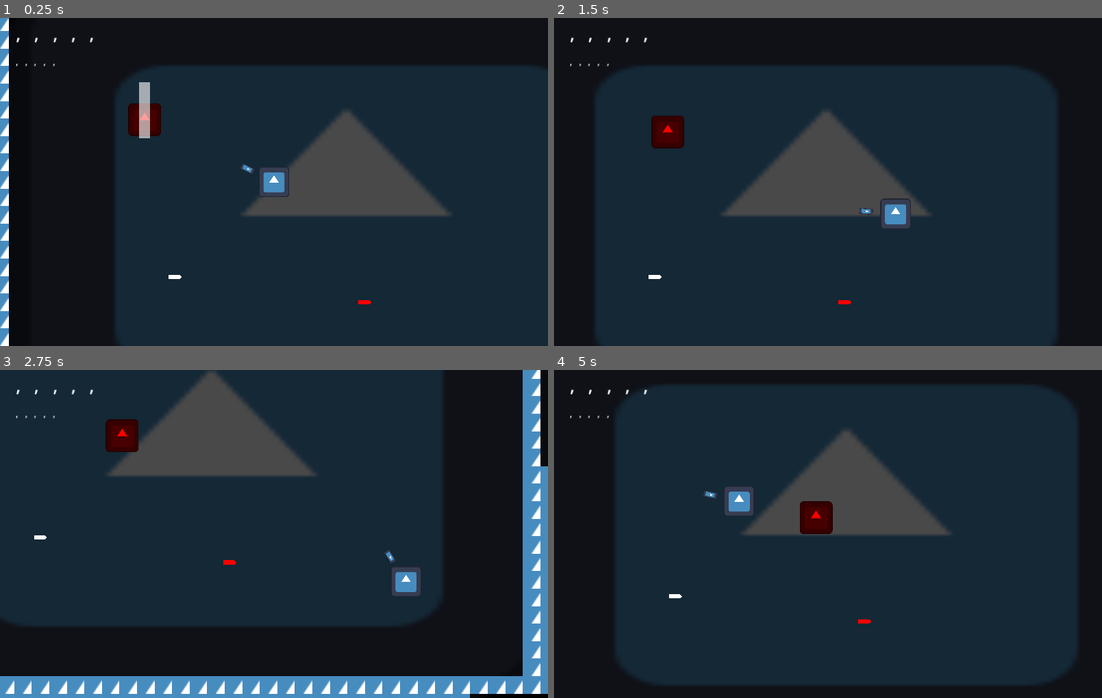
Above: before the commit, frames 1-4 (two rows, left to right).
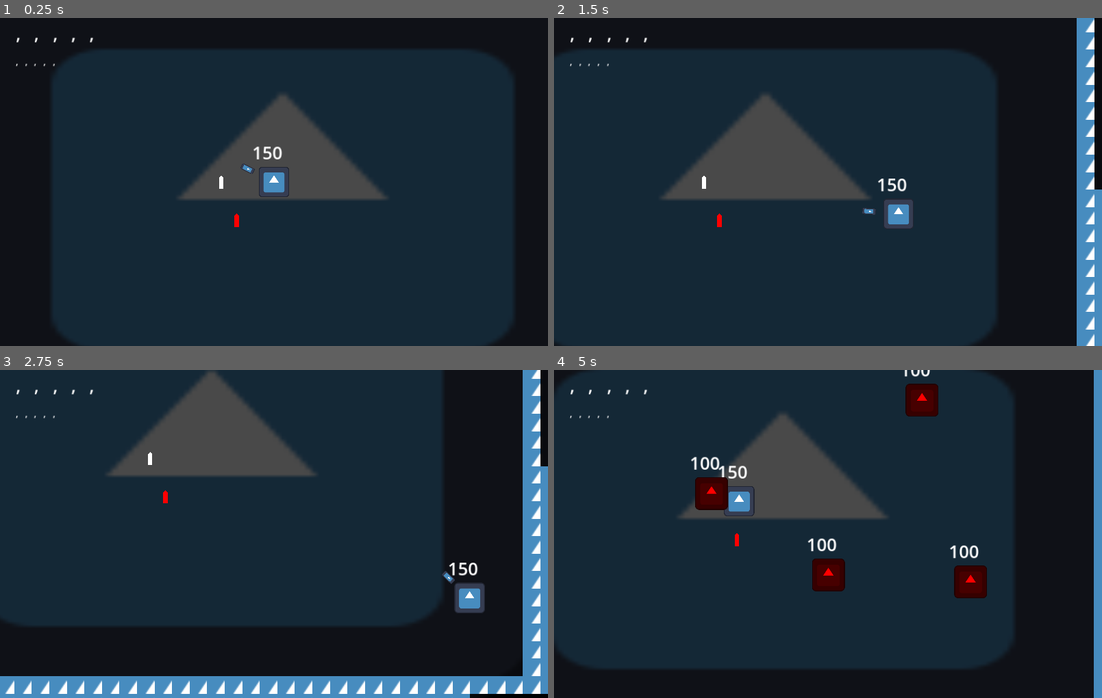
Above: after the commit, the same moments.

Repository: GerrZa/project_actionjump
Game: Godot game, scene res://ptt/ptt_lvl.tscn
The game is run twice, just before and just after one commit, with the same random seed, the same clock (stepped at 60 frames per second) and the same inputs. The engine's default icon, where the game draws it, is replaced by a stand-in: a white triangle on a blue panel in a dark square.
Inputs (mouse positions are in pixels of both pictures, inside the frame that each line leads up to):
- Up to frame 1 (0.25 s): no input
- Up to frame 2 (1.5 s): move the mouse to (948, 165) at 0.52 s; hold D (right) 0.53-1.28 s; click (948, 165) at 0.6 s; right-click (948, 165) at 0.8 s; move the mouse to (718, 198) at 1.27 s; hold S (down) from 1.28 s (still down); right-click (718, 198) at 1.35 s
- Up to frame 3 (2.75 s): click (164, 550) at 1.55 s; move the mouse to (328, 461) at 2.02 s; release S (down) at 2.03 s; hold D (right) from 2.03 s (still down); click (328, 461) at 2.1 s; right-click (328, 461) at 2.3 s
- Up to frame 4 (5 s): move the mouse to (800, 599) at 2.77 s; release D (right) at 2.78 s; hold W (up) 2.78-3.53 s; right-click (800, 599) at 2.85 s; click (800, 599) at 3.05 s; move the mouse to (992, 583) at 3.52 s; hold A (left) from 3.53 s (still down); tap Shift (shift) at 3.6 s; right-click (992, 583) at 3.8 s; move the mouse to (663, 484) at 4.27 s; tap Space (space) at 4.35 s; click (663, 484) at 4.55 s

The runs differ from the first frame. In frame 1, 28% of the frame differs, in the area x 0-100%, y 0-100%; in frame 2, 30%; in frame 3, 1.9%; in frame 4, 37%.

Commit message:
ptt pass!

Diff:
--- a/ptt/CharacterBody2D.gd
+++ b/ptt/CharacterBody2D.gd
@@ -1,10 +1,10 @@
 extends CharacterBody2D
 
 var p_input = Vector2.ZERO
-var curr_bullet = ["  ","  ","  ","  ","  ","  ",]
-var hold_bullet = ["  ","  ","  ","  ","  ","  ",]
+var curr_bullet = ["  ","  ","  ","  ","  ","  "]
+var hold_bullet = ["  ","  ","  ","  ","  ","  "]
 
-var hp = 250
+var hp = 150
 
 func _process(delta: float) -> void:
 
@@ -12,9 +12,9 @@
 
 	$Marker2D.look_at(get_global_mouse_position())
 
-	if Input.is_action_just_pressed("m1"):
+	if Input.is_action_just_pressed("m2"):
 		for i in $Marker2D/knife_area.get_overlapping_bodies():
-			i.hurt(30)
+			i.got_knifed()
 
 	if Input.is_action_just_pressed("space"):
 		randomize()
@@ -26,14 +26,39 @@
 		match curr_bullet[0]:
 			"  ":
 				print("pheffff")
-			"x":
+
+				curr_bullet.pop_front()
+				curr_bullet.append("  ")
+			"o":
 				var bullet = load("res://ptt/bullet.tscn").instantiate()
 
 				bullet.global_position = global_position
-				bullet
+				bullet.dir = global_position.direction_to(get_global_mouse_position())
 
 				get_tree().current_scene.add_child(bullet)
 
+				curr_bullet.pop_front()
+				curr_bullet.append("  ")
+			"x":
+				var init_vector = global_position.direction_to(get_global_mouse_position())
+				init_vector = init_vector.rotated(deg_to_rad(-10))
+
+				for i in range(3):
+
+					var bullet = load("res://ptt/bullet.tscn").instantiate()
+
+					bullet.global_position = global_position
+					bullet.dir = init_vector.rotated(deg_to_rad((i)*10))
+
+					get_tree().current_scene.add_child(bullet)
+
+				curr_bullet.pop_front()
+				curr_bullet.append("  ")
+
+
+	$Label.text = var_to_str(hp)
+	if hp<=0:
+		queue_free()
 
 
 func _physics_process(delta: float) -> void:
--- a/ptt/bullet.gd
+++ b/ptt/bullet.gd
@@ -3,20 +3,24 @@
 var dir = Vector2.ZERO
 @export var hit_plr = false
 
-func _process(delta: float) -> void:
-
+func _ready() -> void:
 	if hit_plr:
-		set_collision_mask_value(5,true)
-		set_collision_mask_value(3,false)
+		set_collision_mask_value(5,false)
+		set_collision_mask_value(1,true)
 
 		modulate = Color(255,0,0)
 
+
+func _process(delta: float) -> void:
 	look_at(global_position+dir)
 
 func _physics_process(delta: float) -> void:
-	global_position += dir * 30
+	global_position += dir * 250 *delta
 
 
 
 func _on_body_entered(body: Node2D) -> void:
 	body.hurt(30)
+
+	if hit_plr:
+		queue_free()
--- a/ptt/bullet.tscn
+++ b/ptt/bullet.tscn
@@ -6,8 +6,8 @@
 size = Vector2(14, 6)
 
 [node name="bullet" type="Area2D"]
-collision_layer = 0
-collision_mask = 4
+collision_layer = 32
+collision_mask = 16
 script = ExtResource("1_asnk6")
 
 [node name="Polygon2D" type="Polygon2D" parent="."]
--- a/ptt/enemy.gd
+++ b/ptt/enemy.gd
@@ -3,40 +3,76 @@
 var chasing = false
 
 var hp = 100
+
+var shoot_timer
+var dashed = false
+var dashing = false
+
 func _ready():
+	shoot_timer = Timer.new()
+	add_child(shoot_timer)
+
 	$Polygon2D/AnimationPlayer.play("open")
 
+	add_to_group("enemy")
+
 	await $Polygon2D/AnimationPlayer.animation_finished
+
+	randomize()
+	shoot_timer.start(randf_range(2,5))
+
+	shoot_timer.timeout.connect(shoot)
 
 	chasing = true
 
 func _physics_process(delta):
 
-	if chasing:
+	if get_node_or_null("../player") != null:
 
-		if global_position.distance_to(%player.global_position) > 140:
+		if chasing:
 
-			print(global_position.distance_to(%player.global_position))
+			if global_position.distance_to(get_node("../player").global_position) > 140:
 
-			velocity = global_position.direction_to(%player.global_position) * 60
+				print(global_position.distance_to(get_node("../player").global_position))
 
-			move_and_slide()
-		elif global_position.distance_to(%player.global_position) < 70:
+				velocity = global_position.direction_to(get_node("../player").global_position) * 60
 
-			velocity = global_position.direction_to(%player.global_position) * -30
+				move_and_slide()
+			elif global_position.distance_to(get_node("../player").global_position) < 70:
 
-			move_and_slide()
+				velocity = global_position.direction_to(get_node("../player").global_position) * -30
+
+				move_and_slide()
+
+	$Label.text = var_to_str(hp)
+
+	if hp<=0:
+		queue_free()
 
 func hurt(value):
 	hp-=value
+	$Sprite2D/flash/AnimationPlayer.play("hit")
 
 func got_knifed():
+	$Sprite2D/flash/AnimationPlayer.play("hit")
 	hp-=10
 
-	var bullet = load("res://ptt/bullet.tscn").instantiate()
+	var bullet = load("res://ptt/droped_bull.tscn").instantiate()
 
 	randomize()
 
-	var spawn_off = Vector2(randf_range(0,1),randf_range(0,1))
+	var spawn_off = Vector2(randf_range(0,1),randf_range(0,1)) * 5
 
-	bullet = global_position + spawn_off
+	bullet.global_position = global_position + spawn_off
+
+	get_tree().current_scene.add_child(bullet)
+
+
+func shoot():
+	var bullet = load("res://ptt/bullet.tscn").instantiate()
+
+	bullet.global_position = global_position
+	bullet.dir = global_position.direction_to(get_node("../player").global_position)
+	bullet.hit_plr = true
+
+	get_tree().current_scene.add_child(bullet)
--- a/ptt/enemy.tscn
+++ b/ptt/enemy.tscn
@@ -1,7 +1,44 @@
-[gd_scene load_steps=8 format=3 uid="uid://bs1ff7dqhbows"]
+[gd_scene load_steps=11 format=3 uid="uid://bccf4uo0jlgvm"]
 
 [ext_resource type="Script" path="res://ptt/enemy.gd" id="1_60epl"]
 [ext_resource type="Texture2D" uid="uid://csk1dicruhia6" path="res://icon.svg" id="2_iddoc"]
+
+[sub_resource type="Animation" id="Animation_bb0bw"]
+resource_name = "hit"
+step = 0.05
+tracks/0/type = "value"
+tracks/0/imported = false
+tracks/0/enabled = true
+tracks/0/path = NodePath(".:modulate")
+tracks/0/interp = 1
+tracks/0/loop_wrap = true
+tracks/0/keys = {
+"times": PackedFloat32Array(0, 0.05, 0.1),
+"transitions": PackedFloat32Array(1, 1, 1),
+"update": 0,
+"values": [Color(1, 1, 1, 0), Color(1, 1, 1, 1), Color(1, 1, 1, 0)]
+}
+
+[sub_resource type="Animation" id="Animation_tibuw"]
+length = 0.001
+tracks/0/type = "value"
+tracks/0/imported = false
+tracks/0/enabled = true
+tracks/0/path = NodePath(".:modulate")
+tracks/0/interp = 1
+tracks/0/loop_wrap = true
+tracks/0/keys = {
+"times": PackedFloat32Array(0),
+"transitions": PackedFloat32Array(1),
+"update": 0,
+"values": [Color(1, 1, 1, 0)]
+}
+
+[sub_resource type="AnimationLibrary" id="AnimationLibrary_5wnv7"]
+_data = {
+"RESET": SubResource("Animation_tibuw"),
+"hit": SubResource("Animation_bb0bw")
+}
 
 [sub_resource type="RectangleShape2D" id="RectangleShape2D_4luf8"]
 size = Vector2(30, 30)
@@ -68,19 +105,28 @@
 }
 
 [sub_resource type="CircleShape2D" id="CircleShape2D_mro0h"]
-radius = 52.345
+radius = 78.0
 
 [node name="enemy" type="CharacterBody2D"]
-position = Vector2(139, 156)
 collision_layer = 16
-collision_mask = 2
+collision_mask = 18
 script = ExtResource("1_60epl")
 metadata/_edit_group_ = true
 
 [node name="Sprite2D" type="Sprite2D" parent="."]
-modulate = Color(1, 0, 0, 1)
+self_modulate = Color(1, 0, 0, 1)
 scale = Vector2(0.234375, 0.234375)
 texture = ExtResource("2_iddoc")
+
+[node name="flash" type="Polygon2D" parent="Sprite2D"]
+modulate = Color(1, 1, 1, 0)
+polygon = PackedVector2Array(-64, -64, 64, -64, 64, 64, -64, 64)
+
+[node name="AnimationPlayer" type="AnimationPlayer" parent="Sprite2D/flash"]
+autoplay = "RESET"
+libraries = {
+"": SubResource("AnimationLibrary_5wnv7")
+}
 
 [node name="CollisionShape2D" type="CollisionShape2D" parent="."]
 shape = SubResource("RectangleShape2D_4luf8")
@@ -97,9 +143,10 @@
 
 [node name="bullet_dectect" type="Area2D" parent="."]
 collision_layer = 0
-collision_mask = 0
+collision_mask = 32
 
 [node name="CollisionShape2D2" type="CollisionShape2D" parent="bullet_dectect"]
+scale = Vector2(1.00983, 1.02184)
 shape = SubResource("CircleShape2D_mro0h")
 
 [node name="main_dir" type="RayCast2D" parent="."]
@@ -112,3 +159,9 @@
 
 [node name="l" type="RayCast2D" parent="main_dir"]
 collision_mask = 0
+
+[node name="Label" type="Label" parent="."]
+offset_left = -20.0
+offset_top = -39.0
+offset_right = 20.0
+offset_bottom = -16.0
--- a/ptt/player.tscn
+++ b/ptt/player.tscn
@@ -31,8 +31,14 @@
 
 [node name="knife_area" type="Area2D" parent="Marker2D"]
 collision_layer = 0
-collision_mask = 4
+collision_mask = 16
 
 [node name="CollisionShape2D" type="CollisionShape2D" parent="Marker2D/knife_area"]
 position = Vector2(9.5, 0)
 shape = SubResource("RectangleShape2D_1uehp")
+
+[node name="Label" type="Label" parent="."]
+offset_left = -20.0
+offset_top = -38.0
+offset_right = 20.0
+offset_bottom = -15.0
--- a/ptt/ptt_lvl.tscn
+++ b/ptt/ptt_lvl.tscn
@@ -1,12 +1,11 @@
-[gd_scene load_steps=11 format=3 uid="uid://c1queks01ctc4"]
+[gd_scene load_steps=10 format=3 uid="uid://c1queks01ctc4"]
 
 [ext_resource type="PackedScene" uid="uid://bow76aolvxwv2" path="res://ptt/player.tscn" id="1_36gki"]
 [ext_resource type="Texture2D" uid="uid://csk1dicruhia6" path="res://icon.svg" id="2_sgyfp"]
 [ext_resource type="Script" path="res://ptt/bullet_dis.gd" id="3_6tk74"]
 [ext_resource type="Script" path="res://ptt/hold_bullet_dis.gd" id="4_wwyji"]
 [ext_resource type="Script" path="res://ptt/spawner.gd" id="5_3om3m"]
-[ext_resource type="PackedScene" uid="uid://bs1ff7dqhbows" path="res://ptt/enemy.tscn" id="6_ahwy4"]
-[ext_resource type="PackedScene" uid="uid://1lyh3mochvhw" path="res://ptt/bullet.tscn" id="7_ktvqe"]
+[ext_resource type="PackedScene" uid="uid://8fggp3vn37ol" path="res://ptt/droped_bull.tscn" id="6_56fn1"]
 
 [sub_resource type="LabelSettings" id="LabelSettings_e2amk"]
 font_size = 8
@@ -216,7 +215,7 @@
 
 [node name="player" parent="." instance=ExtResource("1_36gki")]
 unique_name_in_owner = true
-position = Vector2(242, 186)
+position = Vector2(300, 201)
 
 [node name="Camera2D" type="Camera2D" parent="player"]
 limit_left = -20
@@ -266,12 +265,9 @@
 [node name="spawner" type="Node" parent="."]
 script = ExtResource("5_3om3m")
 
-[node name="enemy" parent="." instance=ExtResource("6_ahwy4")]
-position = Vector2(124, 129)
-
-[node name="bullet" parent="." instance=ExtResource("7_ktvqe")]
-position = Vector2(152, 273)
-
-[node name="bullet2" parent="." instance=ExtResource("7_ktvqe")]
-position = Vector2(325, 296)
-hit_plr = true
+[node name="droped_bull" parent="." instance=ExtResource("6_56fn1")]
+position = Vector2(252, 206)
+
+[node name="droped_bull2" parent="." instance=ExtResource("6_56fn1")]
+position = Vector2(266, 241)
+is_shotgun = true
--- a/ptt/spawner.gd
+++ b/ptt/spawner.gd
@@ -2,3 +2,40 @@
 
 var pos1 = Vector2(17,17)
 var pos2 = Vector2(580,390)
+
+var timer = null
+
+func _ready() -> void:
+	var new_timer = Timer.new()
+	add_child(new_timer)
+
+	timer = new_timer
+
+	new_timer.timeout.connect(on_timer_stopped)
+
+	spawn()
+
+	new_timer.one_shot = true
+	new_timer.start(3)
+
+
+func on_timer_stopped():
+	timer.start(6)
+
+	if get_tree().get_nodes_in_group("enemy").size() < 2:
+		spawn()
+
+func spawn():
+	randomize()
+
+	var enemy_amount = randi_range(2,4)
+
+	print(enemy_amount)
+
+	for i in enemy_amount:
+		var new_enemy = load("res://ptt/enemy.tscn").instantiate()
+		randomize()
+
+		new_enemy.global_position = Vector2(randf_range(pos1.x,pos2.x),randf_range(pos1.y,pos2.y))
+
+		get_tree().current_scene.add_child(new_enemy)
